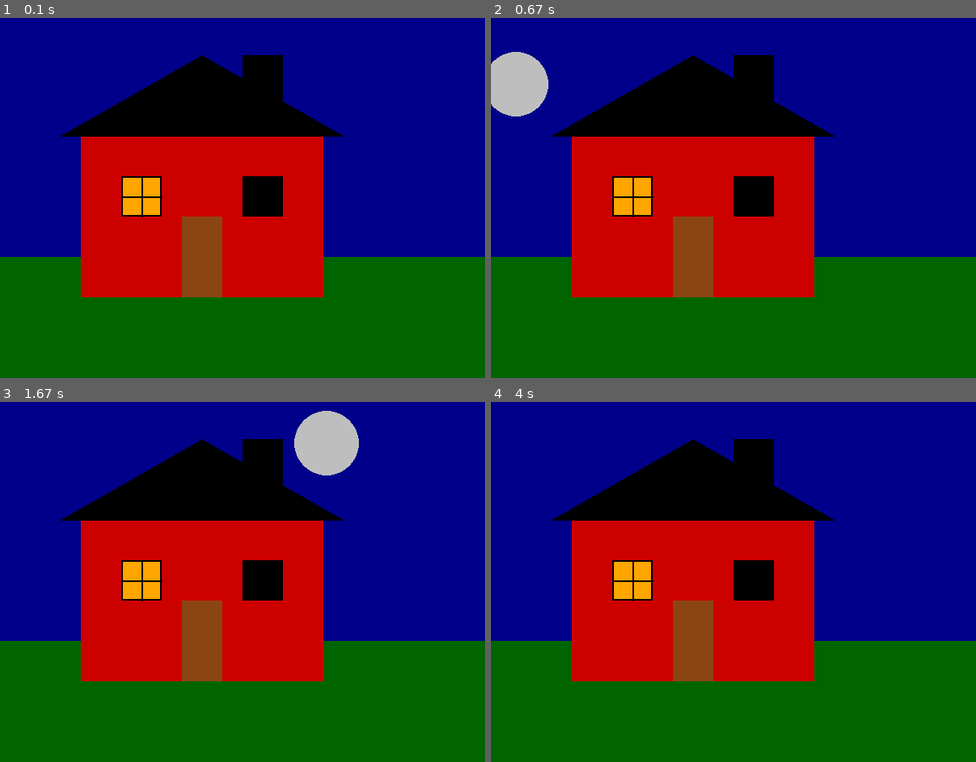
Above: before the commit, frames 1-4 (two rows, left to right).
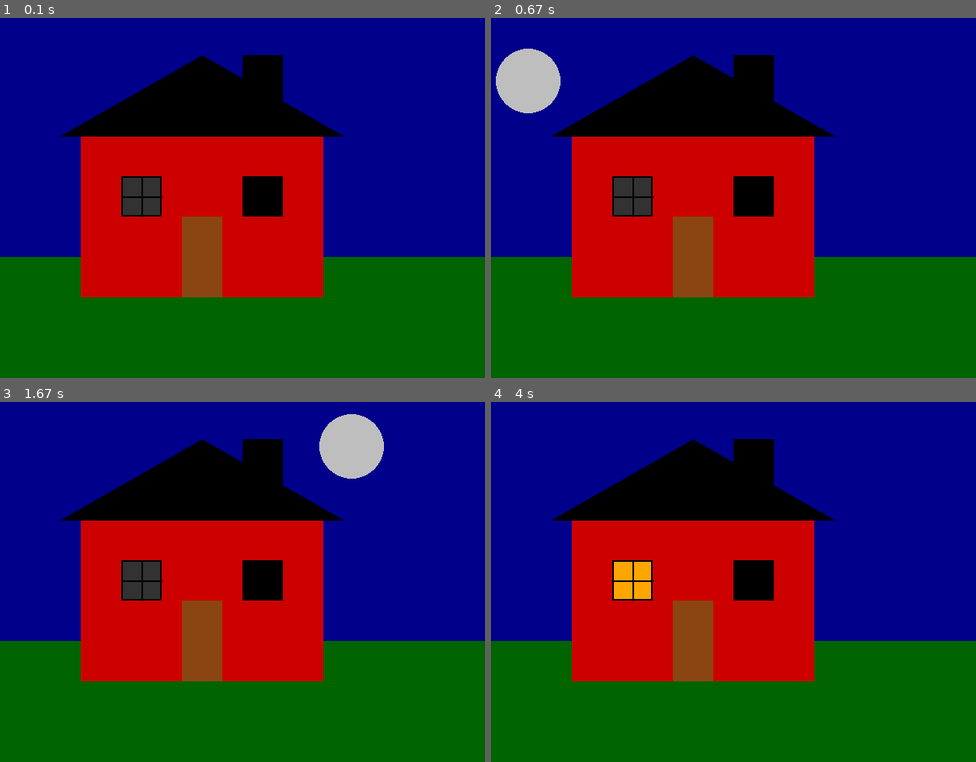
Above: after the commit, the same moments.

Repository: johanhake/it2-kodeekssempler-25-26
Game: pygame game, started from runde3/eksempler/kap3.4/eks_3.4.3-måne.py
The game is run twice, just before and just after one commit, with the same random seed, the same clock (stepped at 60 frames per second) and the same inputs.
Inputs:
- Up to frame 1 (0.1 s): no input
- Up to frame 2 (0.67 s): no input
- Up to frame 3 (1.67 s): no input
- Up to frame 4 (4 s): no input

The runs differ from the first frame. In frame 1, 0.7% of the frame differs, in the area x 25-33%, y 44-55%; in frame 2, 1.5%; in frame 3, 2.5%, in the area x 25-80%, y 2-55%; in frame 4, nothing differs.

Commit message:
La til at lampen i vinduet endrer seg også!

Diff:
--- a/runde3/eksempler/kap3.4/eks_3.4.3-måne.py
+++ b/runde3/eksempler/kap3.4/eks_3.4.3-måne.py
@@ -6,7 +6,7 @@
 pg.init()
 
 BREDDE, HØYDE = 600, 500
-FPS = 24
+FPS = 50
 klokke = pg.time.Clock()
 
 vindu = pg.display.set_mode([BREDDE, HØYDE])
@@ -26,7 +26,7 @@
 
     vindu.fill("darkblue") # Bakgrunn/himmel
 
-    alpha -= pi/200
+    alpha -= pi/400
 
     x_måne = x0 + R*cos(alpha)
     y_måne = y0 - R*sin(alpha)
@@ -36,7 +36,10 @@
     # Tegn et hus
     pg.draw.rect(vindu, 'darkgreen', (0,350,600,150)) # Gress
     pg.draw.rect(vindu, 'red3', (100,200,300,200)) # Hus
-    pg.draw.rect(vindu, 'orange', (150,250,50,50)) # Vindu med lys
+    if y_måne < HØYDE:
+        pg.draw.rect(vindu, (50,50,50), (150,250,50,50)) # Vindu med lys
+    else:
+        pg.draw.rect(vindu, 'orange', (150,250,50,50)) # Vindu med lys
     pg.draw.rect(vindu, 'black', (150,250,50,50),2) # Vindusramme
     pg.draw.line(vindu, 'black', (175,250),(175,300),2) # Sprosse
     pg.draw.line(vindu, 'black', (150,275),(200,275),2) # Sprosse
